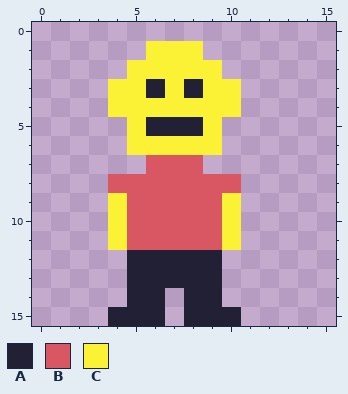
Two states of a pixel-art sprite, assets/person.png. The picture above is the old version.
The file is 16x16 pixels.
Palette (. is transparent): A #222034  B #d95763  C #fbf236
Pixels before, first column x 4:
 1 ..CCC..
 2 .CCCCC.
 3 CCACACC
 4 CCCCCCC
 5 .CAAAC.
 6 .CCCCC.
 7 ..BBB..
 8 BBBBBBB
 9 CBBBBBC
10 CBBBBBC
11 CBBBBBC
12 .AAAAA.
13 .AAAAA.
14 .AA.AA.
15 AAA.AAA
The same view after the edit:
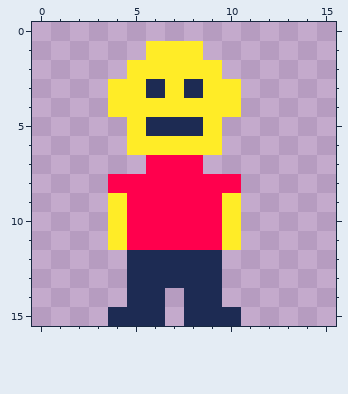
The exact change:
colour A: #222034 -> #1d2b53
colour B: #d95763 -> #ff004d
colour C: #fbf236 -> #ffec27
Pixel boxes of the changes (left, top, right, bottom) in both pictures:
changed: (108, 41, 241, 326)
